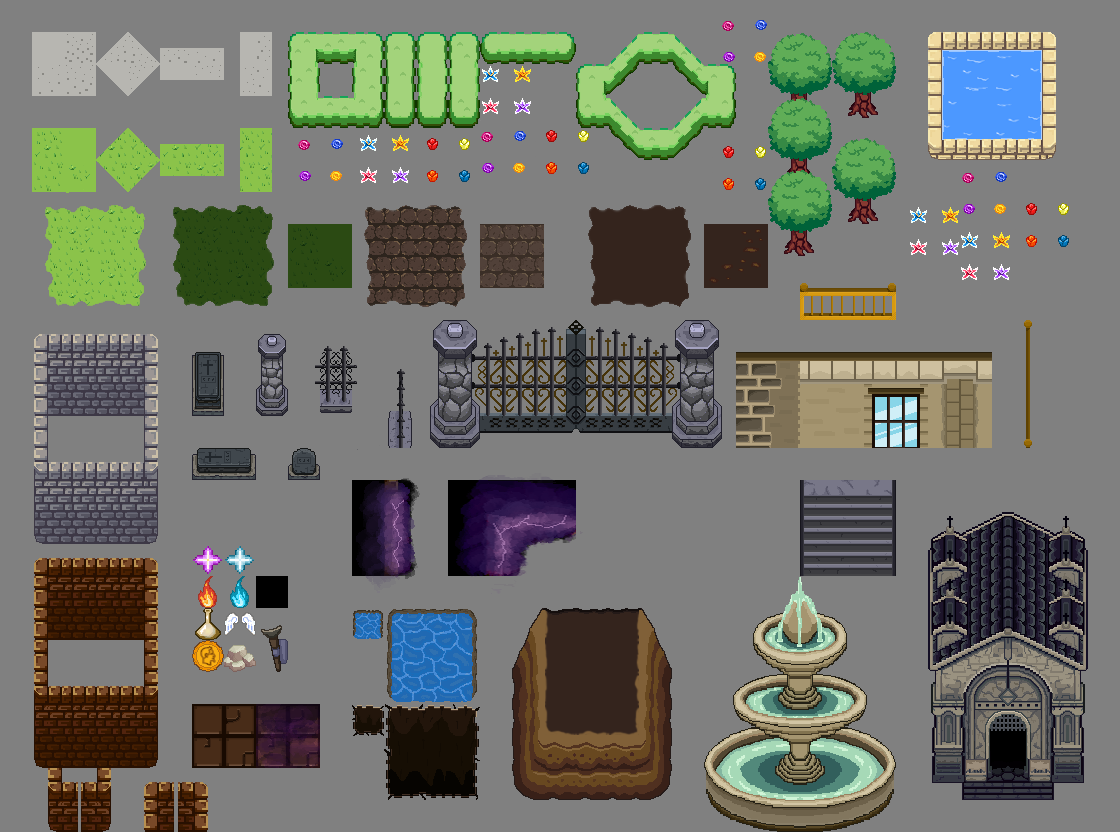
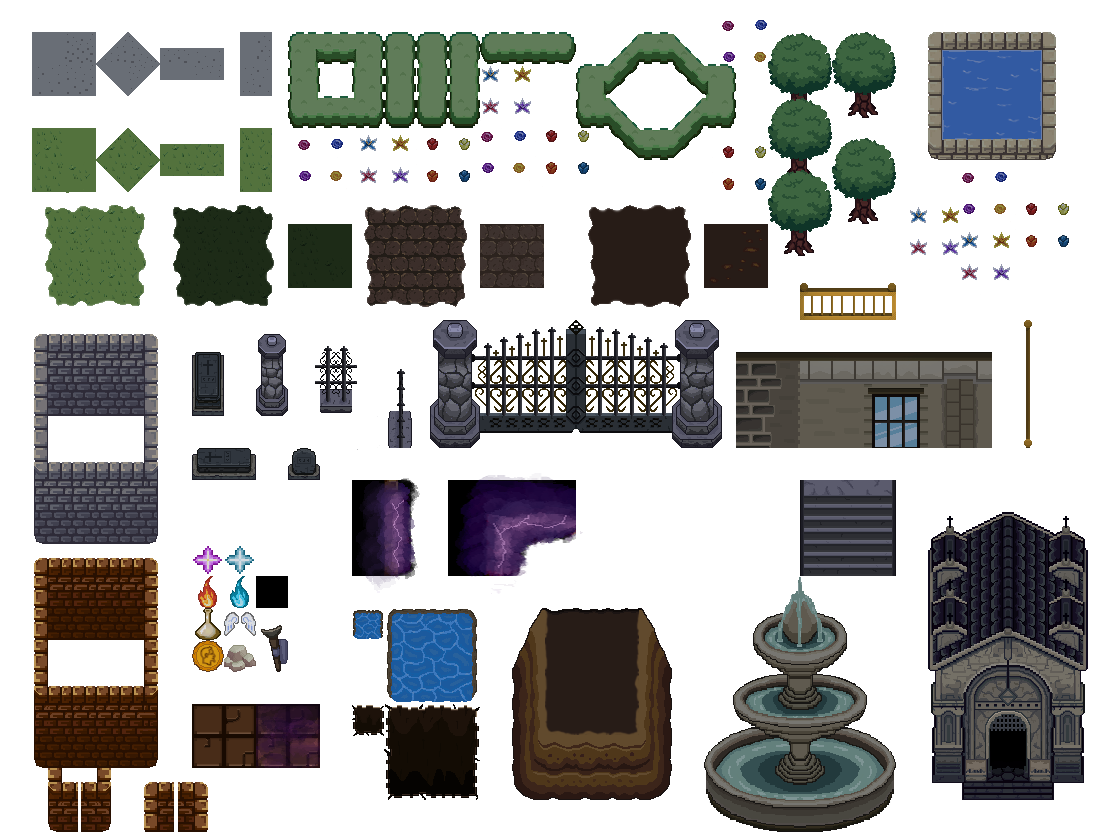
Layers edited between the first and the second 1120 x 832 image:
added layer "nuit" (1st of 3) (multiply, 15%) above "autre" over [0, 0, 1120, 832]
added group "autre" with 27 layers above "crypte" over [129, 479, 480, 800]
moved "trou eau" into group "autre" over [352, 609, 480, 800]
moved "rocher" into group "autre" over [224, 645, 256, 672]
moved "torche" into group "autre" over [261, 625, 288, 672]
moved "flamme" into group "autre" over [182, 540, 293, 649]
moved "lumiere" into group "autre" over [129, 479, 292, 642]
moved "flacon" into group "autre" over [183, 593, 234, 655]
moved "aile" into group "autre" over [224, 612, 256, 636]
moved "piece" into group "autre" over [192, 640, 224, 672]
added layer "nuit" (2nd of 3) (multiply, 25%) above "cimetiere" over [0, 0, 1120, 832]
painted on "v1" (12th of 21, in "cimetiere" › "chapelle") over [993, 714, 1023, 717]
added layer "nuit" (3rd of 3) (multiply, 50%) above "jardin" over [0, 0, 1120, 832]
hid "Arrière-plan" over [0, 0, 1120, 832]
